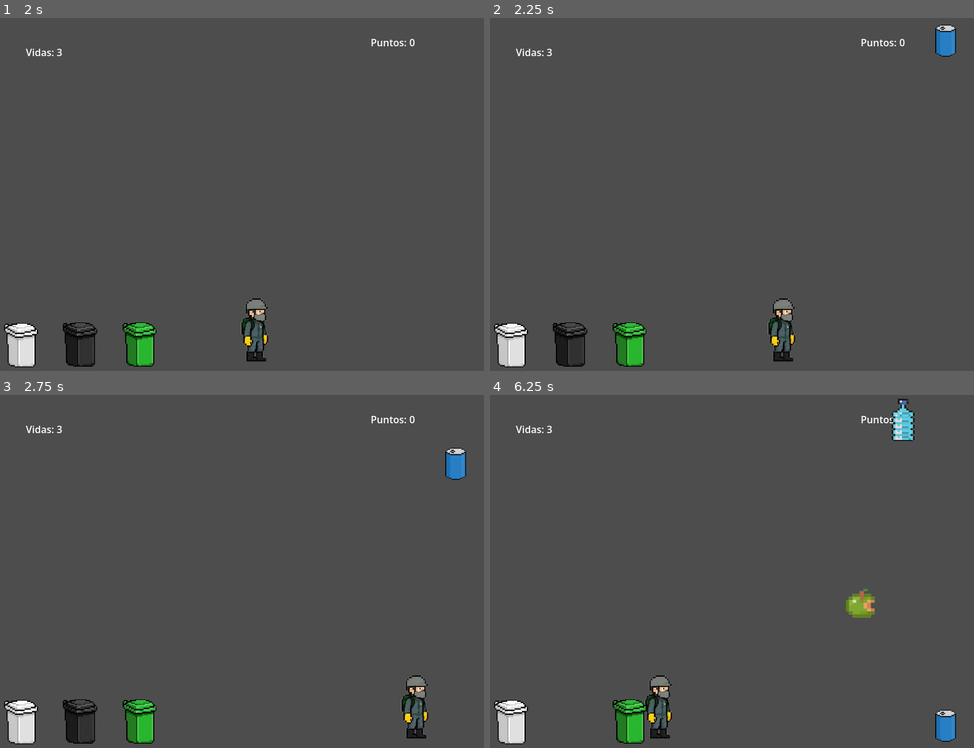
Above: before the commit, frames 1-4 (two rows, left to right).
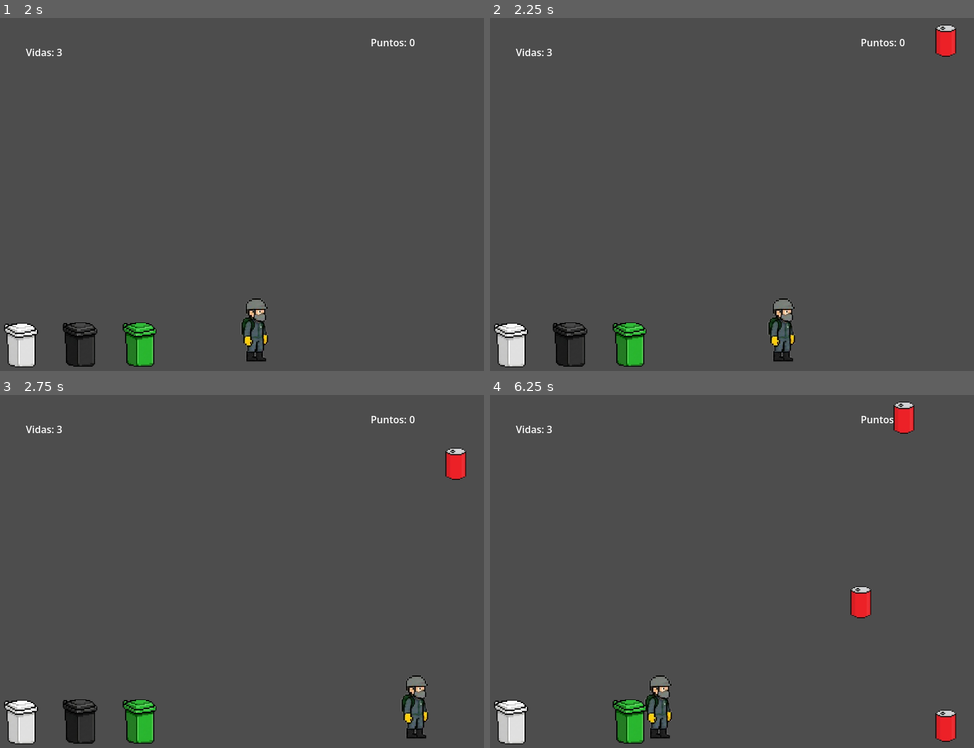
Above: after the commit, the same moments.

Repository: carlosForero1/videoJuego
Game: Godot game, scene res://escenaPrincipales/escenaNivel.tscn
Same seed, same stepped clock (60 frames per second), same inputs: the game is played once before the commit and once after it.
Inputs:
- Up to frame 1 (2 s): tap Enter at 0.5 s; hold D (derecha) 0.53-1.28 s; hold E (recoger) 0.53-1.28 s; hold A (izquierda) from 1.28 s (still down); tap E (recoger) at 1.35 s
- Up to frame 2 (2.25 s): release A (izquierda) at 2.03 s; hold D (derecha) from 2.03 s (still down); hold E (recoger) from 2.03 s (still down)
- Up to frame 3 (2.75 s): keep holding D (derecha); keep holding E (recoger)
- Up to frame 4 (6.25 s): release E (recoger) at 2.78 s; tap E (recoger) at 2.85, 4.35, 5.85 s; release D (derecha) at 3.53 s; hold E (recoger) 3.53-4.28 s; hold A (izquierda) 3.53-5.78 s; hold E (recoger) 5.03-5.78 s; hold D (derecha) from 5.78 s (still down)

Frame 1 is identical in both runs. In frame 2, 0.3% of the frame differs, in the area x 91-97%, y 1-11%; in frame 3, 0.3%; in frame 4, 1.2%, in the area x 73-97%, y 1-99%.

Commit message:
:sparkles: Se agrega escenas para contenedor negro

Diff:
--- a/escenaPrincipales/escenaNivel.tscn
+++ b/escenaPrincipales/escenaNivel.tscn
@@ -3,9 +3,10 @@
 [ext_resource type="Script" uid="uid://mqp6vqbs7hpx" path="res://scripts/escena_nivel.gd" id="1_amxxp"]
 [ext_resource type="PackedScene" uid="uid://plgdgmrmihvg" path="res://escenas/basuras/comidas/manzanas/ManzanaVerde.tscn" id="2_3efce"]
 [ext_resource type="PackedScene" uid="uid://coosb7exub8sv" path="res://escenas/Player.tscn" id="2_g4h52"]
-[ext_resource type="PackedScene" uid="uid://boh10wckrgdk" path="res://escenas/basureros/basureroBlanco.tscn" id="2_sf6sp"]
-[ext_resource type="PackedScene" uid="uid://bdeekvcu5sxex" path="res://escenas/basureros/basureroNegro.tscn" id="3_g4h52"]
-[ext_resource type="PackedScene" uid="uid://curmbysejvc7n" path="res://escenas/basureros/basureroVerde.tscn" id="4_ju2q7"]
+[ext_resource type="PackedScene" uid="uid://boh10wckrgdk" path="res://escenas/basuras/otros/basureros/basureroBlanco.tscn" id="2_sf6sp"]
+[ext_resource type="PackedScene" uid="uid://dpgo25hha17r1" path="res://escenas/basuras/otros/servilletas/servilleta.tscn" id="2_wcx0v"]
+[ext_resource type="PackedScene" uid="uid://bdeekvcu5sxex" path="res://escenas/basuras/otros/basureros/basureroNegro.tscn" id="3_g4h52"]
+[ext_resource type="PackedScene" uid="uid://curmbysejvc7n" path="res://escenas/basuras/otros/basureros/basureroVerde.tscn" id="4_ju2q7"]
 [ext_resource type="PackedScene" uid="uid://cikjysnasvvmw" path="res://escenas/basuras/latas/LataRoja.tscn" id="5_g4h52"]
 [ext_resource type="Script" uid="uid://yg830vj62oqo" path="res://scripts/spawner.gd" id="6_ju2q7"]
 [ext_resource type="PackedScene" uid="uid://cd11ubp5g6ihk" path="res://escenas/basuras/botellas/BotellaVino.tscn" id="7_ckgf4"]
@@ -15,6 +16,7 @@
 [ext_resource type="PackedScene" uid="uid://cng5y1jx28k0u" path="res://escenas/basuras/comidas/manzanas/ManzanaRoja.tscn" id="13_vij12"]
 [ext_resource type="PackedScene" uid="uid://bcwashvxrimr5" path="res://escenas/basuras/comidas/agricolas/Rastrojo.tscn" id="14_wcx0v"]
 [ext_resource type="PackedScene" uid="uid://nteam2xpd5xf" path="res://escenas/basuras/comidas/agricolas/Bagazo.tscn" id="15_uo7tm"]
+[ext_resource type="PackedScene" uid="uid://dr10s5gq7eon6" path="res://escenas/basuras/otros/carton/Carton.tscn" id="16_uo7tm"]
 
 [sub_resource type="PhysicsMaterial" id="PhysicsMaterial_3alid"]
 
@@ -73,7 +75,7 @@
 [node name="Spawner" type="Node2D" parent="." unique_id=2046053099]
 position = Vector2(440, 16)
 script = ExtResource("6_ju2q7")
-basuras = Array[PackedScene]([ExtResource("11_0uaiv"), ExtResource("7_ek14j"), ExtResource("5_g4h52"), ExtResource("9_3efce"), ExtResource("7_ckgf4"), ExtResource("2_3efce"), ExtResource("13_vij12"), ExtResource("14_wcx0v"), ExtResource("15_uo7tm")])
+basuras = Array[PackedScene]([ExtResource("11_0uaiv"), ExtResource("7_ek14j"), ExtResource("5_g4h52"), ExtResource("9_3efce"), ExtResource("7_ckgf4"), ExtResource("2_3efce"), ExtResource("13_vij12"), ExtResource("14_wcx0v"), ExtResource("15_uo7tm"), ExtResource("16_uo7tm"), ExtResource("2_wcx0v")])
 
 [node name="VidasLabel" type="Label" parent="." unique_id=975428698]
 offset_left = 56.0
--- /dev/null
+++ b/escenas/basuras/otros/carton/Carton.tscn
@@ -0,0 +1,21 @@
+[gd_scene format=3 uid="uid://dr10s5gq7eon6"]
+
+[ext_resource type="Script" uid="uid://cernmyej3g6cj" path="res://scripts/Basura.gd" id="1_7dakb"]
+[ext_resource type="Texture2D" uid="uid://djc8oq1um33cl" path="res://imagenes/Gemini_Generated_Image_qjvidqqjvidqqjvi-removebg-preview.png" id="1_cpdea"]
+
+[sub_resource type="CircleShape2D" id="CircleShape2D_cpdea"]
+radius = 24.0
+
+[node name="Carton" type="CharacterBody2D" unique_id=975741369]
+script = ExtResource("1_7dakb")
+tipo = "negro"
+
+[node name="Sprite2D" type="Sprite2D" parent="." unique_id=1854874849]
+position = Vector2(-4.7683716e-07, -9.536743e-07)
+scale = Vector2(0.41447365, 0.47499996)
+texture = ExtResource("1_cpdea")
+region_enabled = true
+region_rect = Rect2(16, 48, 152, 120)
+
+[node name="CollisionShape2D" type="CollisionShape2D" parent="." unique_id=755449024]
+shape = SubResource("CircleShape2D_cpdea")
--- /dev/null
+++ b/escenas/basuras/otros/servilletas/servilleta.tscn
@@ -0,0 +1,20 @@
+[gd_scene format=3 uid="uid://dpgo25hha17r1"]
+
+[ext_resource type="Script" uid="uid://cernmyej3g6cj" path="res://scripts/Basura.gd" id="1_013og"]
+[ext_resource type="Texture2D" uid="uid://djc8oq1um33cl" path="res://imagenes/Gemini_Generated_Image_qjvidqqjvidqqjvi-removebg-preview.png" id="1_n35u3"]
+
+[sub_resource type="CircleShape2D" id="CircleShape2D_n35u3"]
+radius = 24.0
+
+[node name="Servilleta" type="CharacterBody2D" unique_id=579494790]
+script = ExtResource("1_013og")
+tipo = "negro"
+
+[node name="Sprite2D" type="Sprite2D" parent="." unique_id=369342932]
+scale = Vector2(0.5, 0.42857143)
+texture = ExtResource("1_n35u3")
+region_enabled = true
+region_rect = Rect2(352, 240, 136, 128)
+
+[node name="CollisionShape2D" type="CollisionShape2D" parent="." unique_id=1224154417]
+shape = SubResource("CircleShape2D_n35u3")
Renamed: escenas/basureros/basureroBlanco.tscn -> escenas/basuras/otros/basureros/basureroBlanco.tscn
Renamed: escenas/basureros/basureroNegro.tscn -> escenas/basuras/otros/basureros/basureroNegro.tscn
Renamed: escenas/basureros/basureroVerde.tscn -> escenas/basuras/otros/basureros/basureroVerde.tscn
Binary file added: imagenes/Gemini_Generated_Image_qjvidqqjvidqqjvi-removebg-preview.png
Not shown, added: imagenes/Gemini_Generated_Image_qjvidqqjvidqqjvi-removebg-preview.png.import
